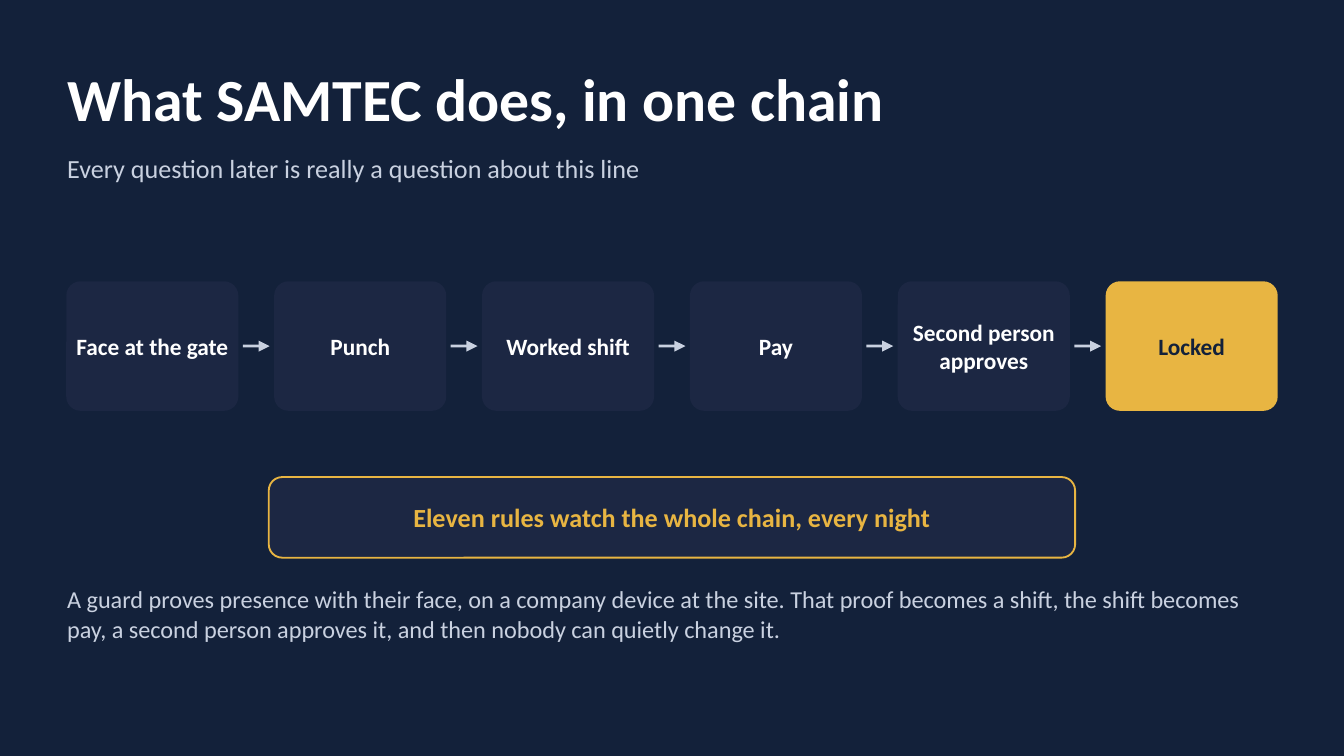
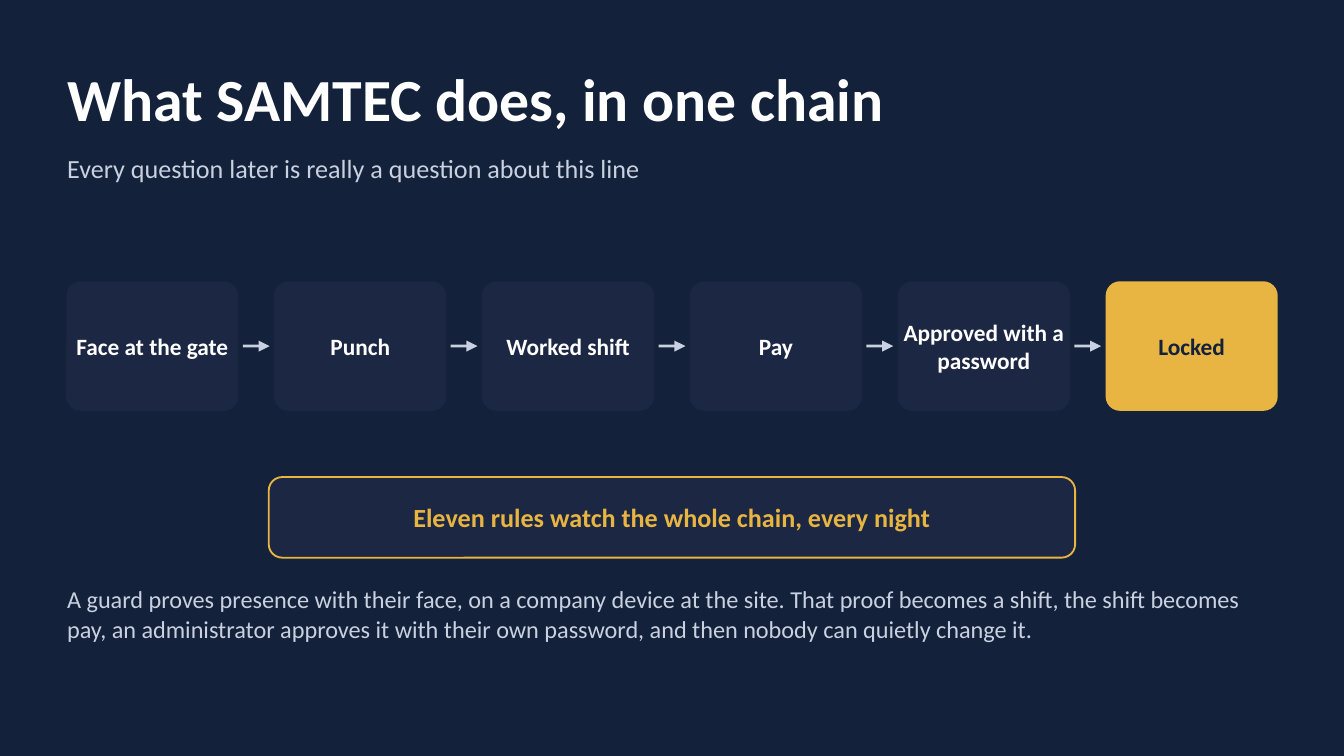
Before and after one commit to TEAM-DEVV/samtec-security-system, a slide deck: slide 3 of docs/guides/SAMTEC-defence-slides.pptx. Drawn at 1344x756 pixels with LibreOffice and Linux fonts; fonts in the diff are those of the drawing. Boxes give left, top, right and bottom in pixels: in the first picture for what was removed or moved away, otherwise in the second. Text is boxed around its words. In the diff, an @@ line names an element or a change of style, - is before the commit and + after.

```diff
--- a/docs/guides/SAMTEC-defence-slides.pptx
+++ b/docs/guides/SAMTEC-defence-slides.pptx
@@ text at box(904, 324, 1064, 373): text changed @@
-Second person approves
+Approved with a password
@@ text at box(67, 591, 1239, 642): text changed @@
-A guard proves presence with their face, on a company device at the site. That proof becomes a shift, the shift becomes pay, a second person approves it, and then nobody can quietly change it.
+A guard proves presence with their face, on a company device at the site. That proof becomes a shift, the shift becomes pay, an administrator approves it with their own password, and then nobody can quietly change it.
```
Also in this commit, not shown: 3 other slides changed, 22 other files.
